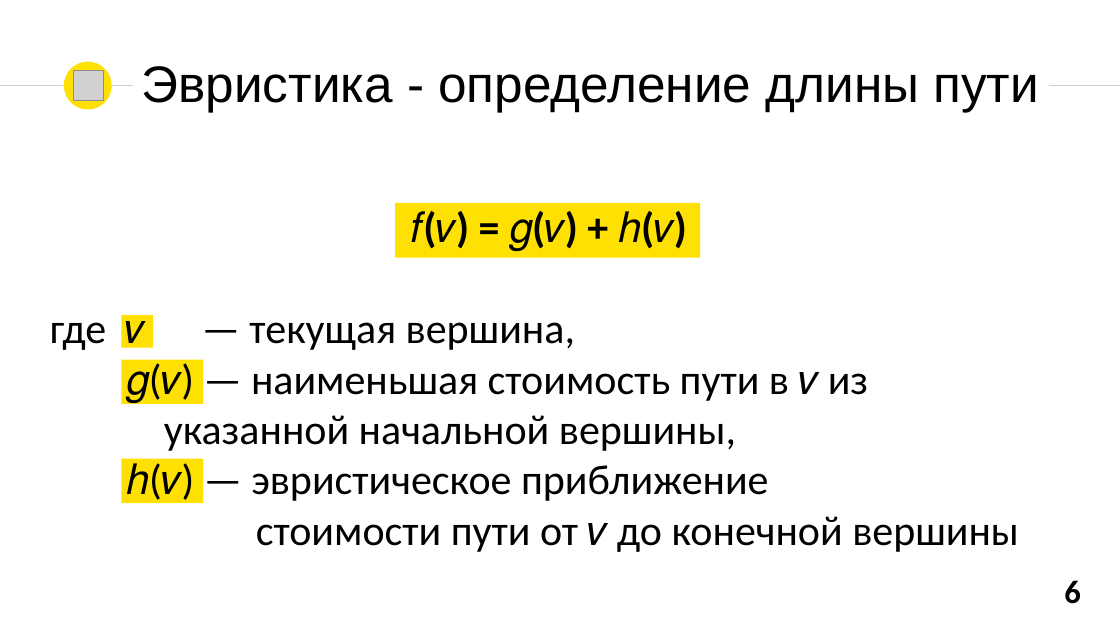
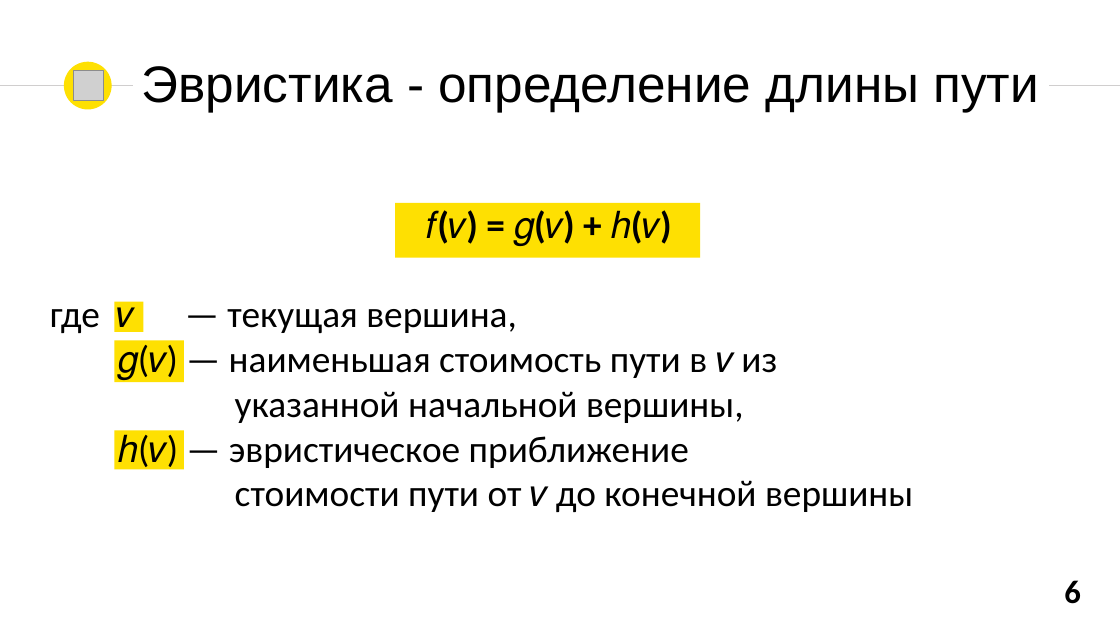
Before and after one commit to donsko1/Algorythm-A-star, a slide deck: slide 6 of Алгоритм А.pptx. Drawn at 1120x630 pixels with LibreOffice and Linux fonts; fonts in the diff are those of the drawing; grey boxes stand for pictures. Boxes give left, top, right and bottom in pixels: in the first picture for what was removed or moved away, otherwise in the second. Text is boxed around its words. In the diff, an @@ line names an element or a change of style, - is before the commit and + after.

```diff
--- a/Алгоритм А.pptx
+++ b/Алгоритм А.pptx
@@ text "𝑓(𝑣) = 𝑔(𝑣) + ℎ(𝑣)" at (50,210,913,512): size 36 to 32 pt @@
@@ rectangle: place and size @@
-rectangle at (121,315,153,348)
+rectangle at (114,302,143,332)
@@ rectangle: place and size @@
-rectangle at (121,360,202,404)
+rectangle at (114,340,184,382)
@@ rectangle: place and size @@
-rectangle at (121,459,202,503)
+rectangle at (114,430,184,469)
```
Also in this commit, not shown: 7 other slides changed.
